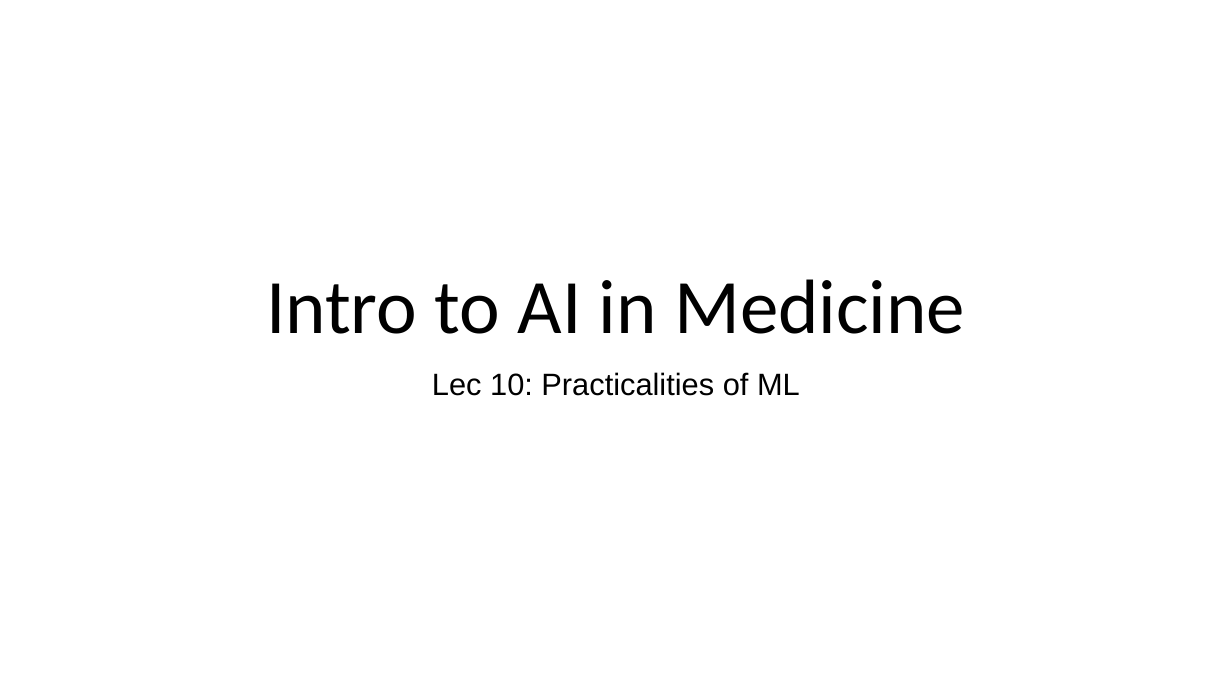
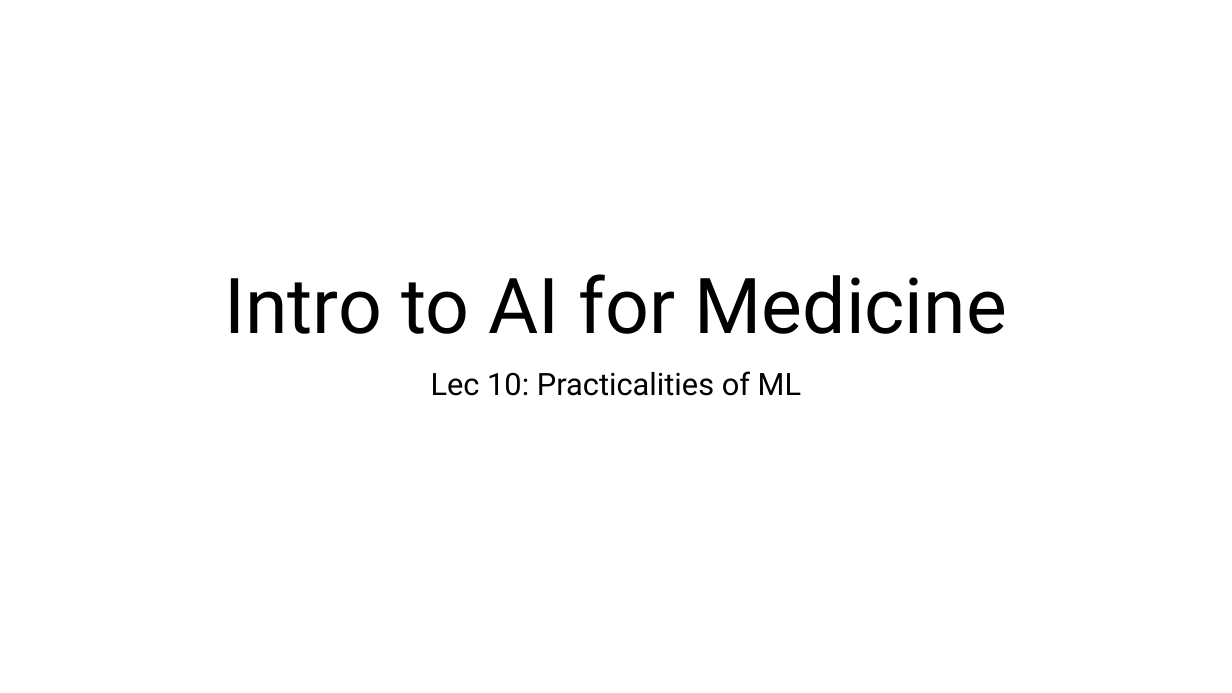
Before and after one commit to slostett/Intro_to_AI_in_Medicine_Course_Materials, a slide deck: slide 1 of Lecture Slides/Lec 10.pptx. Drawn at 1232x693 pixels with LibreOffice and Linux fonts; fonts in the diff are those of the drawing. Boxes give left, top, right and bottom in pixels: in the first picture for what was removed or moved away, otherwise in the second. Text is boxed around its words. In the diff, an @@ line names an element or a change of style, - is before the commit and + after.

```diff
--- a/Lecture Slides/Lec 10.pptx
+++ b/Lecture Slides/Lec 10.pptx
@@ title at bbox=[224, 274, 1007, 334]: text changed; font Calibri to Roboto @@
-Intro to AI in Medicine
+Intro to AI for Medicine
@@ subtitle "Lec 10: Practicalities of ML" at bbox=[431, 371, 801, 396]: font Arial to Roboto; more space between paragraphs @@
```
Also in this commit, not shown: 34 other slides changed, 1 slide removed, 13 other files.
